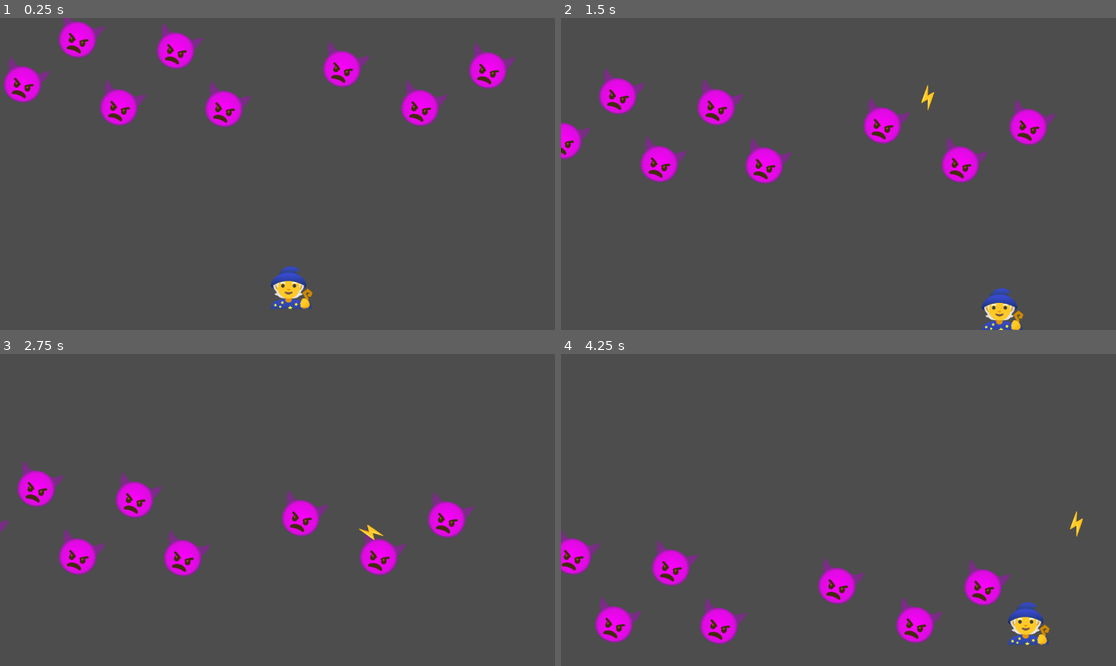
Above: before the commit, frames 1-4 (two rows, left to right).
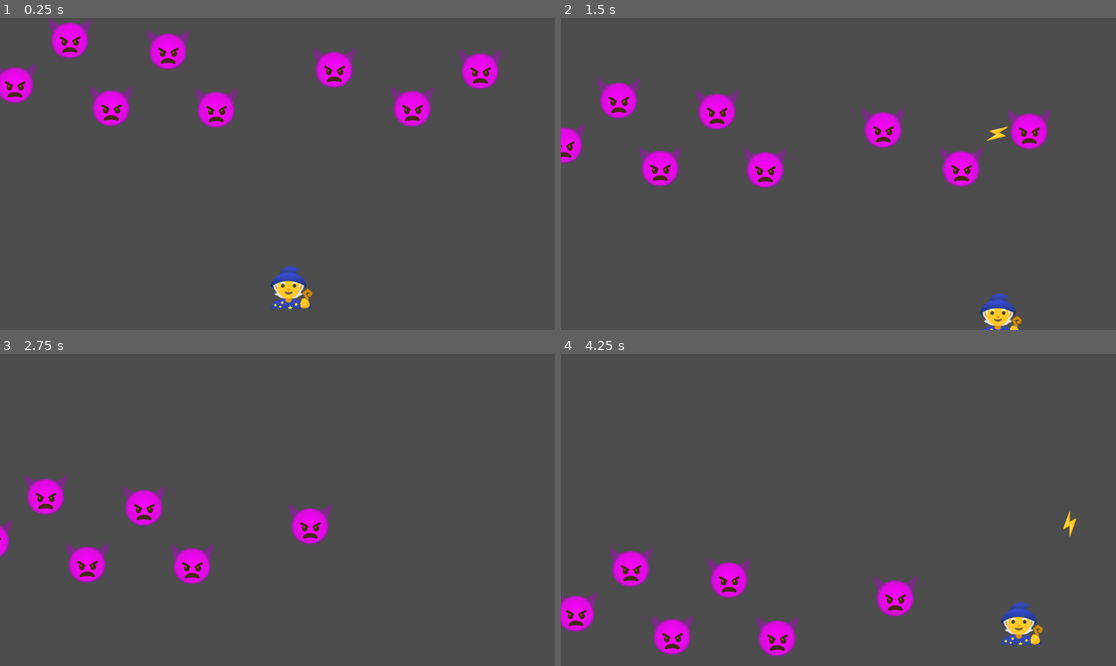
Above: after the commit, the same moments.

Repository: FellowshipOfTheGame/Shmup
Game: Godot game, scene res://Scenes/game.tscn
The game is run twice, just before and just after one commit, with the same random seed, the same clock (stepped at 60 frames per second) and the same inputs.
Inputs:
- Up to frame 1 (0.25 s): no input
- Up to frame 2 (1.5 s): hold D (right) 0.53-1.28 s; hold S (down) from 1.28 s (still down)
- Up to frame 3 (2.75 s): release S (down) at 2.03 s; hold D (right) from 2.03 s (still down)
- Up to frame 4 (4.25 s): release D (right) at 2.78 s; hold W (up) 2.78-3.53 s; hold A (left) from 3.53 s (still down)

The runs differ from the first frame. In frame 1, 5.7% of the frame differs, in the area x 0-93%, y 0-36%; in frame 2, 4.9%; in frame 3, 5.8%; in frame 4, 9.8%, in the area x 0-95%, y 50-97%.

Commit message:
default values for enemy movement
add- enemy default movement values
fix- player movement input vector normalization

Diff:
--- a/Scenes/enemy.tscn
+++ b/Scenes/enemy.tscn
@@ -1,6 +1,6 @@
 [gd_scene load_steps=5 format=3 uid="uid://bwx7q6r4k8bp2"]
 
-[ext_resource type="Script" uid="uid://bya3nsp8xx220" path="res://Scripts/EnemyMovement/straight_movement.gd" id="1_afpow"]
+[ext_resource type="Script" uid="uid://cjal1gci0e8mm" path="res://Scripts/EnemyMovement/sawtooth_movement.gd" id="1_afpow"]
 [ext_resource type="Texture2D" uid="uid://bdggabjkh8dk1" path="res://Sprites/demon.png" id="1_hghv2"]
 [ext_resource type="Script" uid="uid://bl5h4mu01vrt6" path="res://Scripts/health.gd" id="2_1f0kj"]
 
@@ -11,8 +11,6 @@
 collision_layer = 4
 collision_mask = 6
 script = ExtResource("1_afpow")
-angle = 20.0
-vertical_speed = 100
 
 [node name="Sprite2D" type="Sprite2D" parent="."]
 scale = Vector2(0.1, 0.1)
--- a/Scenes/game.tscn
+++ b/Scenes/game.tscn
@@ -10,7 +10,6 @@
 
 [node name="Enemy" parent="." instance=ExtResource("2_qxrlw")]
 position = Vector2(56, 113)
-horizontal_speed = 150
 
 [node name="Enemy2" parent="." instance=ExtResource("2_qxrlw")]
 position = Vector2(170, 20)
--- a/Scripts/EnemyMovement/sawtooth_movement.gd
+++ b/Scripts/EnemyMovement/sawtooth_movement.gd
@@ -1,9 +1,9 @@
 extends CharacterBody2D
 
-@export var horizontal_speed : int
-@export var horizontal_time : float
-@export var move_right : bool
-@export var vertical_speed : int
+@export var horizontal_speed : int = 100
+@export var horizontal_time : float = 1.0
+@export var move_right : bool # comeca mexendo pra direita ou pra esquerda
+@export var vertical_speed : int = 100
 
 func _ready() -> void:
 	add_to_group("enemy")
--- a/Scripts/EnemyMovement/square_movement.gd
+++ b/Scripts/EnemyMovement/square_movement.gd
@@ -1,10 +1,10 @@
 extends CharacterBody2D
 
-@export var horizontal_speed : int
-@export var horizontal_time : float
-@export var move_right : bool
-@export var vertical_speed : int
-@export var vertical_time : float
+@export var horizontal_speed : int = 100
+@export var horizontal_time : float = 1.0
+@export var move_right : bool # comeca mexendo pra direita ou pra esquerda
+@export var vertical_speed : int = 100
+@export var vertical_time : float = 1.0
 
 func _ready() -> void:
 	add_to_group("enemy")
--- a/Scripts/EnemyMovement/straight_movement.gd
+++ b/Scripts/EnemyMovement/straight_movement.gd
@@ -1,7 +1,7 @@
 extends CharacterBody2D
 
-@export var angle : float
-@export var vertical_speed : int
+@export var angle : float = 0 # em radianos
+@export var vertical_speed : int = 75
 
 func _ready() -> void:
 	add_to_group("enemy")
--- a/Scripts/witch_movement.gd
+++ b/Scripts/witch_movement.gd
@@ -2,7 +2,7 @@
 
 @export_category("movimentamento")
 @export var speed: int = 400
-@export var accel: int = 50
+@export var accel: int = 70
 var input: Vector2
 
 func _ready() -> void:
@@ -12,11 +12,8 @@
 
 func _physics_process(delta: float) -> void:
 	# talvez tenha que separar o movimento vertical do horizontal pra fazer o smoothing certo
-	input = Vector2( Input.get_axis("left", "right") , Input.get_axis("up", "down") )
-	if input != Vector2.ZERO:
-		velocity = velocity.move_toward(input * speed, accel)
-	else:
-		velocity = velocity.move_toward(input * speed, accel)
+	input = Vector2( Input.get_axis("left", "right") , Input.get_axis("up", "down") ).normalized()
+	velocity = velocity.move_toward(input * speed, accel)
 
 	move_and_slide() # funcao pra movimentar o player sozinho
 	pass
